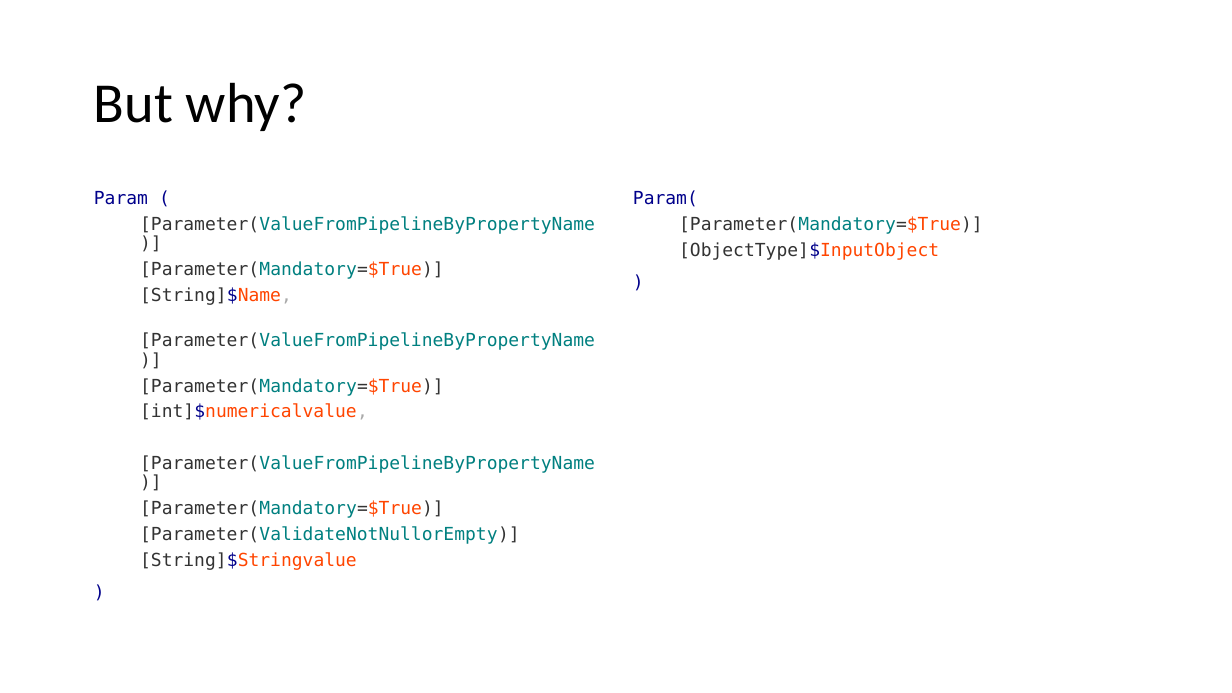
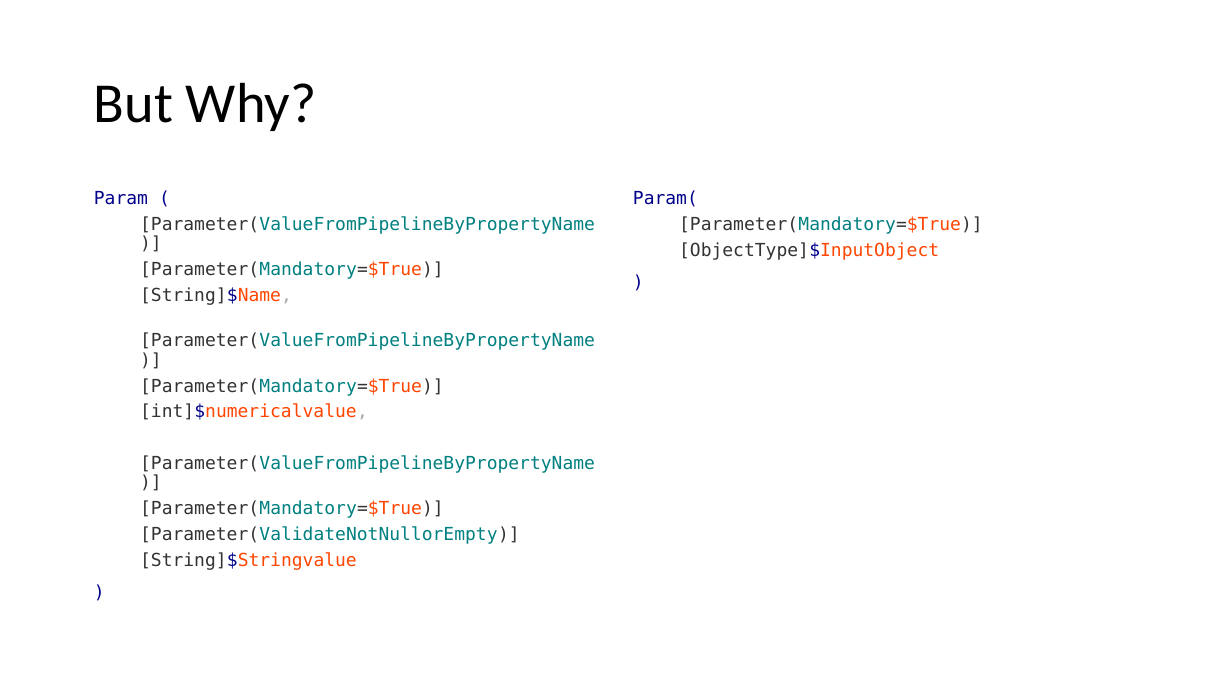
Before and after one commit to murrahjm/PSSummit2018, a slide deck: slide 11 of Presentation.pptx. Drawn at 1232x693 pixels with LibreOffice and Linux fonts; fonts in the diff are those of the drawing; background and template pictures are left out. Boxes give left, top, right and bottom in pixels: in the first picture for what was removed or moved away, otherwise in the second. Text is boxed around its words. In the diff, an @@ line names an element or a change of style, - is before the commit and + after.

```diff
--- a/Presentation.pptx
+++ b/Presentation.pptx
@@ title at bbox=[94, 82, 317, 131]: text changed @@
-But why?
+But Why?
```
Also in this commit, not shown: 1 other slide changed, 2 slides added, 7 other files.
